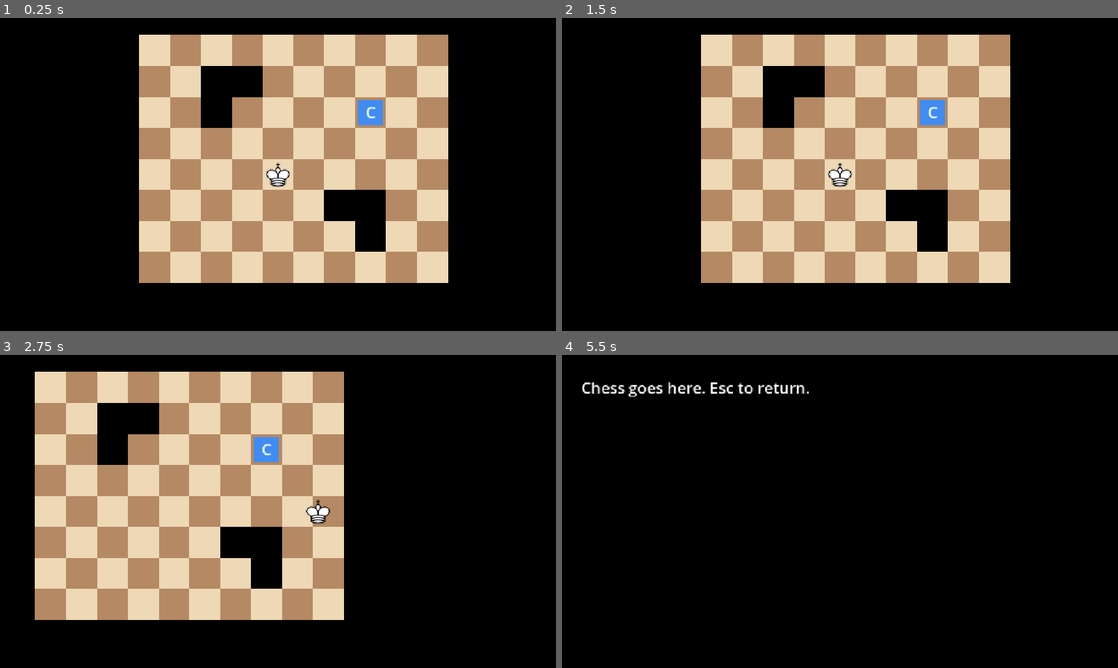
Above: before the commit, frames 1-4 (two rows, left to right).
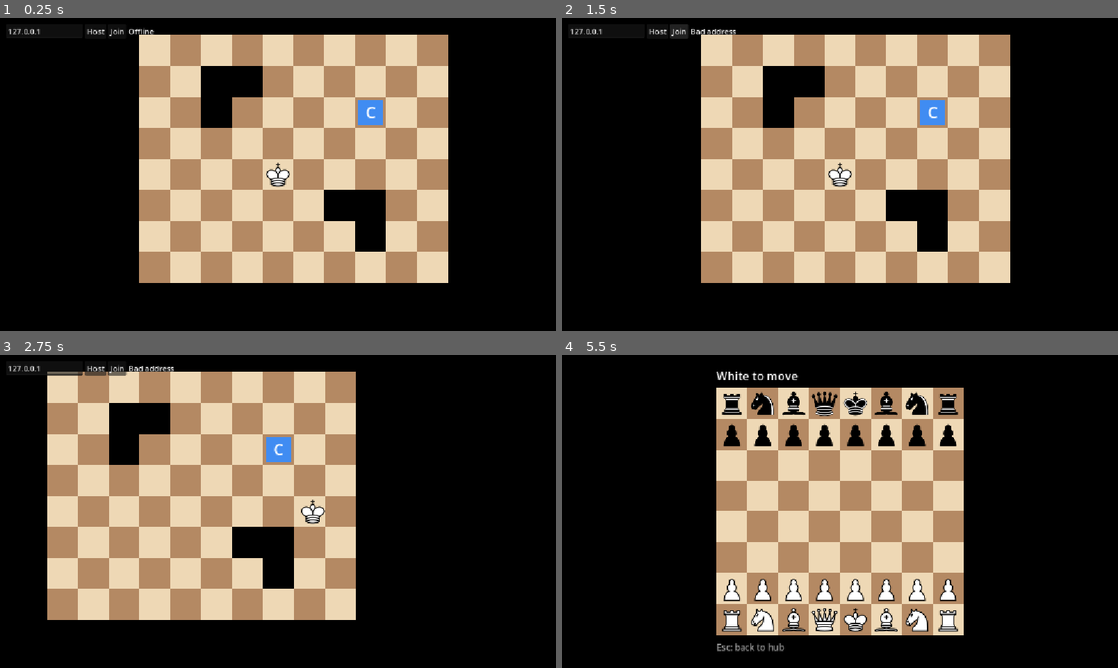
Above: after the commit, the same moments.

Repository: KiskarFisk/chesstus
Game: Godot game, scene res://hub.tscn
Two runs of this game, one before a commit and one after it. Both use one fixed random seed, a clock stepped at 60 frames per second and the inputs below.
Inputs (mouse positions are in pixels of both pictures, inside the frame that each line leads up to):
- Up to frame 1 (0.25 s): no input
- Up to frame 2 (1.5 s): click (656, 30) at 0.5 s, where only the run after the commit has a clickable "Host"; click (678, 30) at 1.25 s, where only the run after the commit has a clickable "Join"
- Up to frame 3 (2.75 s): tap Enter at 2 s; move the mouse to (400, 495) at 2.02 s; hold Right (ui_right) from 2.03 s (still down); click (400, 495) at 2.17 s
- Up to frame 4 (5.5 s): move the mouse to (728, 527) at 2.77 s; release Right (ui_right) at 2.78 s; hold Down (ui_down) 2.78-3.53 s; click (728, 527) at 2.92 s; move the mouse to (895, 442) at 3.52 s; hold Right (ui_right) 3.53-4.28 s; click (895, 442) at 3.67 s; move the mouse to (812, 574) at 4.27 s; hold Up (ui_up) 4.28-5.03 s; click (812, 574) at 4.42 s; move the mouse to (1006, 558) at 5.02 s; hold Left (ui_left) from 5.03 s (still down); click (1006, 558) at 5.17 s

The runs differ from the first frame. In frame 1, 0.2% of the frame differs, in the area x 1-28%, y 3-6%; in frame 2, 0.4%; in frame 3, 19%; in frame 4, 34%, in the area x 3-73%, y 5-95%.

Commit message:
Add chess rules, ENet multiplayer, and shared hub
- ChessRules: full legal move generation (castling, en passant, auto-queen), perft test
- Chess scene: click-to-move UI, moves sent as validated RPCs
- Net autoload: host/join, synced scene changes, hub king positions with random free spawns

Co-Authored-By: Claude Opus 5.5 <noreply@anthropic.com>
Claude-Session: https://claude.ai/code/session_01NhpERDYe9jx1HCpr4qogRb

Diff:
--- a/chess.gd
+++ b/chess.gd
@@ -1,10 +1,79 @@
 extends Node2D
+
+const TILE := 64
+
+var game := ChessRules.from_fen(ChessRules.START)
+var selected := -1
+var targets: Array = []
+var textures := {}
+
+
+func _ready() -> void:
+	for c in "wb":
+		for p in "KQRBNP":
+			textures[c + p] = load("res://pieces/%s%s.svg" % [c, p])
+	get_viewport().size_changed.connect(queue_redraw)
+
+
+func _origin() -> Vector2:
+	return (get_viewport_rect().size - Vector2.ONE * TILE * 8) / 2
+
+
+func _status() -> String:
+	var side := "White" if game.turn == "w" else "Black"
+	if game.legal_moves().is_empty():
+		return ("Checkmate! %s wins" % ("Black" if game.turn == "w" else "White")) if game.in_check() else "Stalemate"
+	var you := ("You are %s. " % ("White" if Net.my_color() == "w" else "Black")) if Net.online() else ""
+	return you + side + (" to move - check!" if game.in_check() else " to move")
 
 
 func _draw() -> void:
-	draw_string(ThemeDB.fallback_font, Vector2(40, 80), "Chess goes here. Esc to return.", HORIZONTAL_ALIGNMENT_LEFT, -1, 32)
+	var o := _origin()
+	var check_sq := game.board.find(game.turn + "K") if game.in_check() else -1
+	for i in 64:
+		var r := Rect2(o + Vector2(i % 8, i / 8) * TILE, Vector2.ONE * TILE)
+		draw_rect(r, Color("#eed8b5") if (i % 8 + i / 8) % 2 == 0 else Color("#b48963"))
+		if i == selected:
+			draw_rect(r, Color(1, 1, 0, 0.4))
+		if i == check_sq:
+			draw_rect(r, Color(1, 0, 0, 0.5))
+		if game.board[i] != "":
+			var tex: Texture2D = textures[game.board[i]]
+			draw_texture(tex, r.get_center() - tex.get_size() / 2)
+		if i in targets:
+			draw_circle(r.get_center(), 10, Color(0, 0, 0, 0.3))
+	var font := ThemeDB.fallback_font
+	draw_string(font, o + Vector2(0, -16), _status(), HORIZONTAL_ALIGNMENT_LEFT, -1, 24)
+	draw_string(font, o + Vector2(0, TILE * 8 + 32), "Esc: back to hub", HORIZONTAL_ALIGNMENT_LEFT, -1, 18, Color(1, 1, 1, 0.6))
 
 
 func _unhandled_input(event: InputEvent) -> void:
 	if event.is_action_pressed("ui_cancel"):
-		get_tree().change_scene_to_file("res://hub.tscn")
+		Net.goto.rpc("res://hub.tscn")
+	elif event is InputEventMouseButton and event.pressed and event.button_index == MOUSE_BUTTON_LEFT:
+		var c := Vector2i(((get_local_mouse_position() - _origin()) / TILE).floor())
+		if not ChessRules._on(c):
+			return
+		var sq := c.y * 8 + c.x
+		if sq in targets:
+			_move.rpc(Vector2i(selected, sq))
+		elif game.board[sq].begins_with(game.turn) and (not Net.online() or game.turn == Net.my_color()):
+			selected = sq
+			targets = game.legal_moves().filter(func(m): return m.x == sq).map(func(m): return m.y)
+		else:
+			selected = -1
+			targets = []
+		queue_redraw()
+
+
+## Every move goes through here, local or remote. The sender is untrusted: check turn and legality.
+@rpc("any_peer", "call_local", "reliable")
+func _move(m: Vector2i) -> void:
+	if Net.online() and Net.color_of(multiplayer.get_remote_sender_id()) != game.turn:
+		return
+	if m not in game.legal_moves():
+		return
+	game = game.play(m)
+	selected = -1
+	targets = []
+	queue_redraw()
--- /dev/null
+++ b/chess_rules.gd
@@ -0,0 +1,182 @@
+class_name ChessRules
+extends RefCounted
+## Immutable-ish chess position. play() returns a new position.
+## Squares are 0..63, index = y * 8 + x, y = 0 is rank 8 (black's back rank).
+## Moves are Vector2i(from, to).
+
+const START := "rnbqkbnr/pppppppp/8/8/8/8/PPPPPPPP/RNBQKBNR w KQkq - 0 1"
+const ORTHO := [Vector2i(1, 0), Vector2i(-1, 0), Vector2i(0, 1), Vector2i(0, -1)]
+const DIAG := [Vector2i(1, 1), Vector2i(1, -1), Vector2i(-1, 1), Vector2i(-1, -1)]
+const KNIGHT := [Vector2i(1, 2), Vector2i(2, 1), Vector2i(2, -1), Vector2i(1, -2),
+	Vector2i(-1, -2), Vector2i(-2, -1), Vector2i(-2, 1), Vector2i(-1, 2)]
+# A move touching any of these squares removes those castling rights.
+const RIGHTS := {60: "KQ", 63: "K", 56: "Q", 4: "kq", 7: "k", 0: "q"}
+
+var board: Array = []  # "" or color+piece, e.g. "wK", "bP"
+var turn := "w"
+var castling := ""
+var ep := -1  # en passant target square
+
+
+static func from_fen(fen: String) -> ChessRules:
+	var s := ChessRules.new()
+	var parts := fen.split(" ")
+	for ch in parts[0]:
+		if ch == "/":
+			continue
+		if ch.is_valid_int():
+			for i in int(ch):
+				s.board.append("")
+		else:
+			s.board.append(("w" if ch == ch.to_upper() else "b") + ch.to_upper())
+	s.turn = parts[1]
+	s.castling = parts[2].replace("-", "")
+	if parts[3] != "-":
+		s.ep = (parts[3].unicode_at(0) - 97) + (8 - int(parts[3][1])) * 8
+	return s
+
+
+func opponent() -> String:
+	return "b" if turn == "w" else "w"
+
+
+func legal_moves() -> Array[Vector2i]:
+	var out: Array[Vector2i] = []
+	for m in _pseudo_moves():
+		var s := play(m)
+		if not s.attacked(s.board.find(turn + "K"), s.turn):
+			out.append(m)
+	return out
+
+
+func in_check() -> bool:
+	return attacked(board.find(turn + "K"), opponent())
+
+
+func play(m: Vector2i) -> ChessRules:
+	var s := ChessRules.new()
+	s.board = board.duplicate()
+	s.castling = castling
+	s.turn = opponent()
+	var p: String = board[m.x]
+	s.board[m.y] = p
+	s.board[m.x] = ""
+	if p[1] == "P":
+		if m.y == ep:
+			s.board[m.y + (8 if turn == "w" else -8)] = ""
+		if absi(m.y - m.x) == 16:
+			s.ep = (m.x + m.y) / 2
+		if m.y < 8 or m.y >= 56:
+			s.board[m.y] = turn + "Q"  # ponytail: auto-queen, add a promotion picker when underpromotion matters
+	elif p[1] == "K" and absi(m.y - m.x) == 2:
+		var rook_from := m.y + 1 if m.y > m.x else m.y - 2
+		s.board[(m.x + m.y) / 2] = s.board[rook_from]
+		s.board[rook_from] = ""
+	for sq in [m.x, m.y]:
+		for r in RIGHTS.get(sq, ""):
+			s.castling = s.castling.replace(r, "")
+	return s
+
+
+func attacked(sq: int, by: String) -> bool:
+	var c := Vector2i(sq % 8, sq / 8)
+	for d in KNIGHT:
+		if _is(c + d, by + "N"):
+			return true
+	for d in ORTHO + DIAG:
+		if _is(c + d, by + "K"):
+			return true
+	var pawn_row := 1 if by == "w" else -1
+	if _is(c + Vector2i(-1, pawn_row), by + "P") or _is(c + Vector2i(1, pawn_row), by + "P"):
+		return true
+	for d in ORTHO:
+		if _ray(c, d) in [by + "R", by + "Q"]:
+			return true
+	for d in DIAG:
+		if _ray(c, d) in [by + "B", by + "Q"]:
+			return true
+	return false
+
+
+func _pseudo_moves() -> Array[Vector2i]:
+	var out: Array[Vector2i] = []
+	for i in 64:
+		var p: String = board[i]
+		if not p.begins_with(turn):
+			continue
+		var c := Vector2i(i % 8, i / 8)
+		match p[1]:
+			"P": _pawn(i, c, out)
+			"N": _steps(i, c, KNIGHT, out)
+			"B": _slides(i, c, DIAG, out)
+			"R": _slides(i, c, ORTHO, out)
+			"Q": _slides(i, c, ORTHO + DIAG, out)
+			"K":
+				_steps(i, c, ORTHO + DIAG, out)
+				_castles(i, out)
+	return out
+
+
+func _pawn(i: int, c: Vector2i, out: Array[Vector2i]) -> void:
+	var fwd := -1 if turn == "w" else 1
+	var one := c + Vector2i(0, fwd)
+	if _on(one) and board[_idx(one)] == "":
+		out.append(Vector2i(i, _idx(one)))
+		var two := one + Vector2i(0, fwd)
+		if c.y == (6 if turn == "w" else 1) and board[_idx(two)] == "":
+			out.append(Vector2i(i, _idx(two)))
+	for dx in [-1, 1]:
+		var t := c + Vector2i(dx, fwd)
+		if _on(t) and (board[_idx(t)].begins_with(opponent()) or _idx(t) == ep):
+			out.append(Vector2i(i, _idx(t)))
+
+
+func _steps(i: int, c: Vector2i, dirs: Array, out: Array[Vector2i]) -> void:
+	for d in dirs:
+		var t: Vector2i = c + d
+		if _on(t) and not board[_idx(t)].begins_with(turn):
+			out.append(Vector2i(i, _idx(t)))
+
+
+func _slides(i: int, c: Vector2i, dirs: Array, out: Array[Vector2i]) -> void:
+	for d in dirs:
+		var t: Vector2i = c + d
+		while _on(t) and not board[_idx(t)].begins_with(turn):
+			out.append(Vector2i(i, _idx(t)))
+			if board[_idx(t)] != "":
+				break
+			t += d
+
+
+func _castles(k: int, out: Array[Vector2i]) -> void:
+	var w := turn == "w"
+	if k != (60 if w else 4) or in_check():
+		return
+	var them := opponent()
+	if castling.contains("K" if w else "k") and board[k + 1] == "" and board[k + 2] == "" \
+			and not attacked(k + 1, them):
+		out.append(Vector2i(k, k + 2))
+	if castling.contains("Q" if w else "q") and board[k - 1] == "" and board[k - 2] == "" \
+			and board[k - 3] == "" and not attacked(k - 1, them):
+		out.append(Vector2i(k, k - 2))
+
+
+func _ray(c: Vector2i, d: Vector2i) -> String:
+	var t := c + d
+	while _on(t):
+		if board[_idx(t)] != "":
+			return board[_idx(t)]
+		t += d
+	return ""
+
+
+func _is(t: Vector2i, piece: String) -> bool:
+	return _on(t) and board[_idx(t)] == piece
+
+
+static func _on(t: Vector2i) -> bool:
+	return t.x >= 0 and t.x < 8 and t.y >= 0 and t.y < 8
+
+
+static func _idx(t: Vector2i) -> int:
+	return t.y * 8 + t.x
--- a/hub.gd
+++ b/hub.gd
@@ -1,70 +1,120 @@
 extends Node2D
 
 const TILE := 64
-# '#' wall, '.' floor, 'K' king spawn, any key of GAMES = game square
+const STEP_TIME := 0.15
+# '#' wall, '.' floor, 'K' spawn point, any key of GAMES = game square
 const MAP := [
 	"############",
-	"#..........#",
+	"#K........K#",
 	"#..##......#",
 	"#..#....C..#",
 	"#..........#",
 	"#....K.....#",
 	"#......##..#",
 	"#.......#..#",
-	"#..........#",
+	"#K.........#",
 	"############",
 ]
 const GAMES := {
 	"C": {"scene": "res://chess.tscn", "color": Color(0.25, 0.55, 0.95)},
 }
 
-var king := Sprite2D.new()
-var cell: Vector2i
+var kings := {}  # peer id -> Sprite2D, mirrors Net.cells
 var moving := false
+var status_label: Label
 
 
 func _ready() -> void:
-	for y in MAP.size():
-		var x: int = MAP[y].find("K")
-		if x != -1:
-			cell = Vector2i(x, y)
-	king.texture = preload("res://pieces/wK.svg")
-	king.position = _px(cell)
-	add_child(king)
-	var cam := Camera2D.new()
-	cam.position_smoothing_enabled = true
-	king.add_child(cam)
+	_build_net_ui()
+
+
+func _build_net_ui() -> void:
+	var layer := CanvasLayer.new()
+	var row := HBoxContainer.new()
+	row.position = Vector2(12, 12)
+	var ip := LineEdit.new()
+	ip.text = "127.0.0.1"
+	ip.custom_minimum_size.x = 160
+	ip.text_submitted.connect(func(_t): ip.release_focus())
+	var host_btn := Button.new()
+	host_btn.text = "Host"
+	host_btn.pressed.connect(Net.host)
+	var join_btn := Button.new()
+	join_btn.text = "Join"
+	join_btn.pressed.connect(func(): Net.join(ip.text.strip_edges()))
+	for b in [host_btn, join_btn]:
+		b.focus_mode = Control.FOCUS_NONE  # arrow keys drive the king, not button focus
+	status_label = Label.new()
+	for n in [ip, host_btn, join_btn, status_label]:
+		row.add_child(n)
+	layer.add_child(row)
+	add_child(layer)
 
 
 func _process(_delta: float) -> void:
-	if moving:
+	status_label.text = Net.status
+	_sync_kings()
+	var me := multiplayer.get_unique_id()
+	if moving or not Net.cells.has(me) or get_viewport().gui_get_focus_owner() is LineEdit:
 		return
 	var dir := Vector2i(
 		int(Input.is_action_pressed("ui_right")) - int(Input.is_action_pressed("ui_left")),
 		int(Input.is_action_pressed("ui_down")) - int(Input.is_action_pressed("ui_up")))
-	if dir == Vector2i.ZERO or _tile(cell + dir) == "#":
+	var target: Vector2i = Net.cells[me] + dir
+	if dir == Vector2i.ZERO or tile(target) == "#" or target in Net.cells.values():
 		return
-	cell += dir
+	Net.move(target)
 	moving = true
-	var t := create_tween()
-	t.tween_property(king, "position", _px(cell), 0.15)
-	t.finished.connect(_arrived)
+	get_tree().create_timer(STEP_TIME).timeout.connect(_arrived)
 
 
 func _arrived() -> void:
 	moving = false
-	var game: Dictionary = GAMES.get(_tile(cell), {})
+	var game: Dictionary = GAMES.get(tile(Net.cells.get(multiplayer.get_unique_id(), Vector2i.ZERO)), {})
 	if game:
-		get_tree().change_scene_to_file(game.scene)
+		Net.goto.rpc(game.scene)
 
 
-func _tile(c: Vector2i) -> String:
+## Create, slide, or remove king sprites so they match Net.cells.
+func _sync_kings() -> void:
+	for id in kings.keys():
+		if not Net.cells.has(id):
+			kings[id].queue_free()
+			kings.erase(id)
+	for id in Net.cells:
+		var cell: Vector2i = Net.cells[id]
+		if not kings.has(id):
+			var k := Sprite2D.new()
+			k.texture = load("res://pieces/%sK.svg" % Net.color_of(id))
+			k.position = px(cell)
+			k.set_meta("cell", cell)
+			add_child(k)
+			if id == multiplayer.get_unique_id():
+				var cam := Camera2D.new()
+				cam.position_smoothing_enabled = true
+				k.add_child(cam)
+			kings[id] = k
+		elif kings[id].get_meta("cell") != cell:
+			kings[id].set_meta("cell", cell)
+			create_tween().tween_property(kings[id], "position", px(cell), STEP_TIME)
+
+
+static func tile(c: Vector2i) -> String:
 	if c.y < 0 or c.y >= MAP.size() or c.x < 0 or c.x >= MAP[c.y].length():
 		return "#"
 	return MAP[c.y][c.x]
 
 
-func _px(c: Vector2i) -> Vector2:
+static func spawns() -> Array[Vector2i]:
+	var out: Array[Vector2i] = []
+	for y in MAP.size():
+		for x in MAP[y].length():
+			if MAP[y][x] == "K":
+				out.append(Vector2i(x, y))
+	return out
+
+
+static func px(c: Vector2i) -> Vector2:
 	return Vector2(c) * TILE + Vector2.ONE * TILE / 2
 
 
--- /dev/null
+++ b/net.gd
@@ -0,0 +1,112 @@
+extends Node
+## Autoload "Net": ENet connection, synced scene changes, and hub king positions.
+## Host is white, client is black.
+
+const PORT := 7777
+const SCENES := ["res://hub.tscn", "res://chess.tscn"]
+
+var status := "Offline"
+var cells := {}  # peer id -> Vector2i, every king in the hub
+
+
+func _ready() -> void:
+	cells = {1: _free_spawn()}
+	multiplayer.peer_connected.connect(_on_peer_connected)
+	multiplayer.connected_to_server.connect(func():
+		cells.clear()
+		_request_spawn.rpc_id(1))
+	multiplayer.peer_disconnected.connect(func(_id): _reset("Opponent left"))
+	multiplayer.server_disconnected.connect(func(): _reset("Host left"))
+	multiplayer.connection_failed.connect(func(): _reset("Couldn't connect"))
+
+
+func host() -> void:
+	var peer := ENetMultiplayerPeer.new()
+	if peer.create_server(PORT, 1) != OK:
+		status = "Couldn't host on port %d" % PORT
+		return
+	multiplayer.multiplayer_peer = peer
+	status = "Hosting on port %d, waiting..." % PORT
+
+
+func join(ip: String) -> void:
+	var peer := ENetMultiplayerPeer.new()
+	if peer.create_client(ip, PORT) != OK:
+		status = "Bad address"
+		return
+	multiplayer.multiplayer_peer = peer
+	status = "Connecting to %s..." % ip
+
+
+func online() -> bool:
+	return not multiplayer.get_peers().is_empty()
+
+
+func color_of(id: int) -> String:
+	return "w" if id == 1 else "b"
+
+
+func my_color() -> String:
+	return color_of(multiplayer.get_unique_id())
+
+
+## Call as Net.goto.rpc(path) so both players switch together.
+@rpc("any_peer", "call_local", "reliable")
+func goto(scene: String) -> void:
+	if scene in SCENES:
+		get_tree().change_scene_to_file(scene)
+
+
+## Move our own king; the hub has already checked walls and occupancy.
+func move(cell: Vector2i) -> void:
+	cells[multiplayer.get_unique_id()] = cell
+	_moved.rpc(cell)
+
+
+@rpc("any_peer", "reliable")
+func _moved(cell: Vector2i) -> void:
+	var id := multiplayer.get_remote_sender_id()
+	var from = cells.get(id)
+	# Untrusted: one king step, no walls. Occupancy isn't checked so both sides stay in agreement on races.
+	if from == null or _hub().tile(cell) == "#" or absi(cell.x - from.x) > 1 or absi(cell.y - from.y) > 1:
+		return
+	cells[id] = cell
+
+
+@rpc("any_peer", "reliable")
+func _request_spawn() -> void:
+	if not multiplayer.is_server():
+		return
+	var id := multiplayer.get_remote_sender_id()
+	if not cells.has(id):
+		cells[id] = _free_spawn()
+	_sync.rpc(cells)
+
+
+@rpc("authority", "reliable")
+func _sync(c: Dictionary) -> void:
+	cells = c
+
+
+func _on_peer_connected(_id: int) -> void:
+	status = "Connected"
+	if multiplayer.is_server():
+		goto.rpc("res://hub.tscn")  # pull the host back if they wandered into a game alone
+
+
+func _free_spawn() -> Vector2i:
+	var all: Array[Vector2i] = _hub().spawns()
+	var free := all.filter(func(s): return s not in cells.values())
+	return free.pick_random() if not free.is_empty() else all.pick_random()  # ponytail: overlap when all spawns taken
+
+
+func _hub() -> GDScript:
+	return load("res://hub.gd")  # loaded lazily: hub.gd references Net, avoid a preload cycle
+
+
+func _reset(msg: String) -> void:
+	var mine = cells.get(multiplayer.get_unique_id(), cells.get(1))
+	multiplayer.multiplayer_peer = OfflineMultiplayerPeer.new()
+	cells = {1: mine if mine != null else _free_spawn()}
+	status = msg
+	get_tree().change_scene_to_file("res://hub.tscn")
--- a/project.godot
+++ b/project.godot
@@ -15,6 +15,10 @@
 config/features=PackedStringArray("4.7", "GL Compatibility")
 config/icon="res://icon.svg"
 
+[autoload]
+
+Net="*res://net.gd"
+
 [display]
 
 window/stretch/mode="canvas_items"
--- /dev/null
+++ b/test_chess_rules.gd
@@ -0,0 +1,30 @@
+extends SceneTree
+## Perft move-count check against known values.
+## Run: godot --headless --path . -s test_chess_rules.gd
+
+const CASES := [
+	[ChessRules.START, 3, 8902],
+	# "Kiwipete": castling, en passant, pins
+	["r3k2r/p1ppqpb1/bn2pnp1/3PN3/1p2P3/2N2Q1p/PPPBBPPP/R3K2R w KQkq - 0 1", 3, 97862],
+	# en passant discovered checks along a rank
+	["8/2p5/3p4/KP5r/1R3p1k/8/4P1P1/8 w - - 0 1", 3, 2812],
+]
+
+
+func _init() -> void:
+	var failed := false
+	for c in CASES:
+		var n := _perft(ChessRules.from_fen(c[0]), c[1])
+		print("%s depth %d: %d (expected %d)" % [c[0], c[1], n, c[2]])
+		failed = failed or n != c[2]
+	print("FAIL" if failed else "PASS")
+	quit(1 if failed else 0)
+
+
+func _perft(s: ChessRules, depth: int) -> int:
+	if depth == 0:
+		return 1
+	var n := 0
+	for m in s.legal_moves():
+		n += _perft(s.play(m), depth - 1)
+	return n
Not shown, added: chess_rules.gd.uid
Not shown, added: export_presets.cfg
Not shown, added: net.gd.uid
Not shown, added: test_chess_rules.gd.uid
